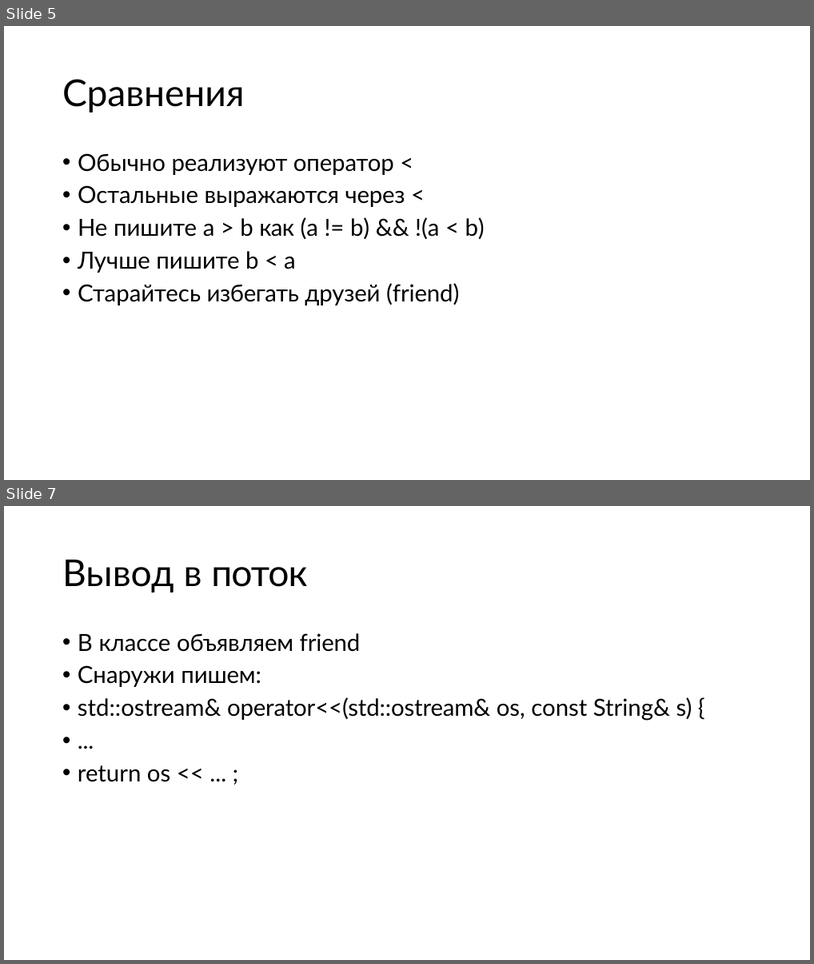
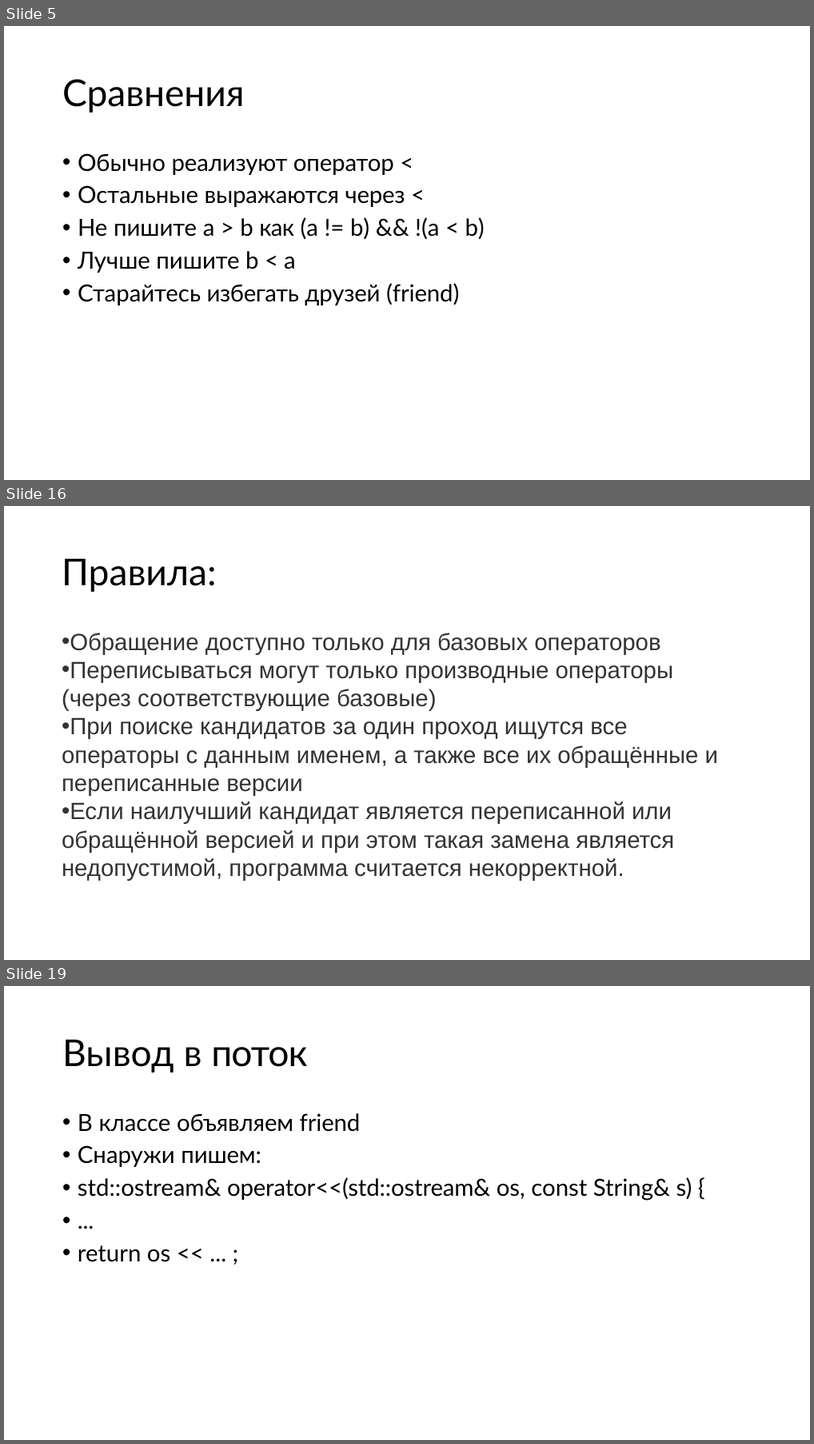
Before and after one commit to kostya2709/C_Plus_Plus_seminars, a slide deck: fall/sem_9_overload/presentations/Семинар_9.pptx. Shown one above the other, each under a label of ours: slides 5 and 7 before the commit, slides 5, 16 and 19 after it; the slides between them are not shown. The pictures are 814x964 and 814x1444 pixels, drawn with LibreOffice and Linux fonts; fonts in the diff are those of the drawing. Boxes give left, top, right and bottom in pixels: in the first picture for what was removed or moved away, otherwise in the second. Text is boxed around its words. In the diff, an @@ line names an element or a change of style, - is before the commit and + after.

```diff
--- a/fall/sem_9_overload/presentations/Семинар_9.pptx
+++ b/fall/sem_9_overload/presentations/Семинар_9.pptx
@@ slide 16 added at bbox=[4, 506, 810, 960], background #FFFFFF @@
@@ title added at bbox=[62, 559, 217, 592], 44 pt, text #000000 @@
+Правила:
@@ text added at bbox=[62, 632, 718, 880], 28 pt, text #333333 @@
+• Обращение доступно только для базовых операторов
+• Переписываться могут только производные операторы (через соответствующие базовые)
+• При поиске кандидатов за один проход ищутся все операторы с данным именем, а также все их обращённые и переписанные версии
+• Если наилучший кандидат является переписанной или обращённой версией и при этом такая замена является недопустимой, программа считается некорректной.
@@ what was slide 7 is now slide 19 @@
```
Also in this commit, not shown: 1 slide changed, 11 other slides added, 25 other files.
